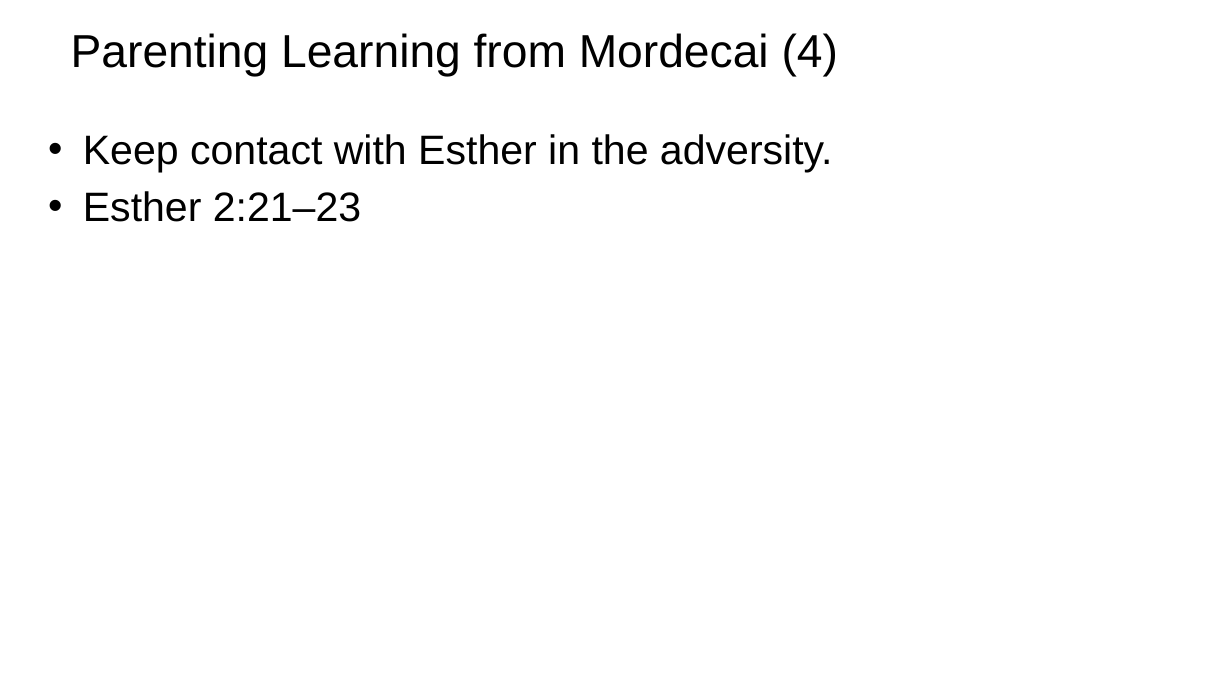
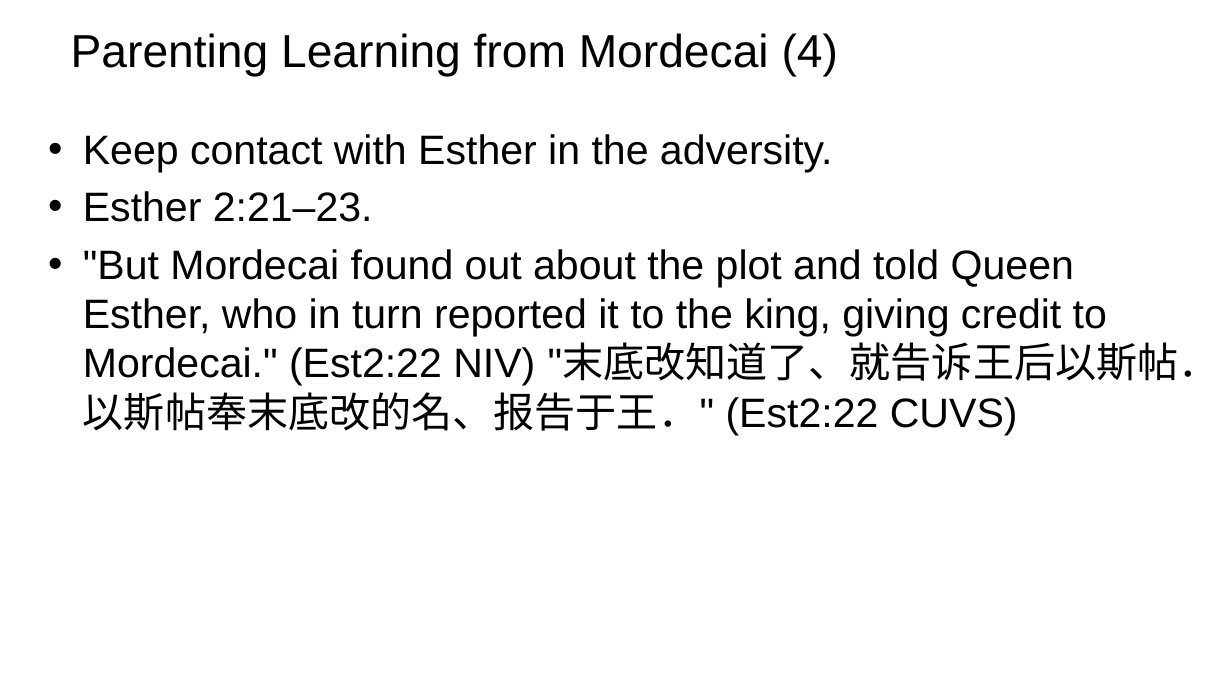
Before and after one commit to wdingbox/accc_2025_pp, a slide deck: slide 8 of ppt/Esther/Esther_02.pptx. Drawn at 1232x693 pixels with LibreOffice and Linux fonts; fonts in the diff are those of the drawing; background and template pictures are left out. Boxes give left, top, right and bottom in pixels: in the first picture for what was removed or moved away, otherwise in the second. Text is boxed around its words. In the diff, an @@ line names an element or a change of style, - is before the commit and + after.

```diff
--- a/ppt/Esther/Esther_02.pptx
+++ b/ppt/Esther/Esther_02.pptx
@@ text at (83, 191, 1220, 435): text changed @@
-• Esther 2:21–23
+• Esther 2:21–23.
+• "But Mordecai found out about the plot and told Queen Esther, who in turn reported it to the king, giving credit to Mordecai." (Est2:22 NIV) "末底改知道了、就告诉王后以斯帖．以斯帖奉末底改的名、报告于王．" (Est2:22 CUVS)
```
Also in this commit, not shown: 6 other slides changed, 1 other file.
